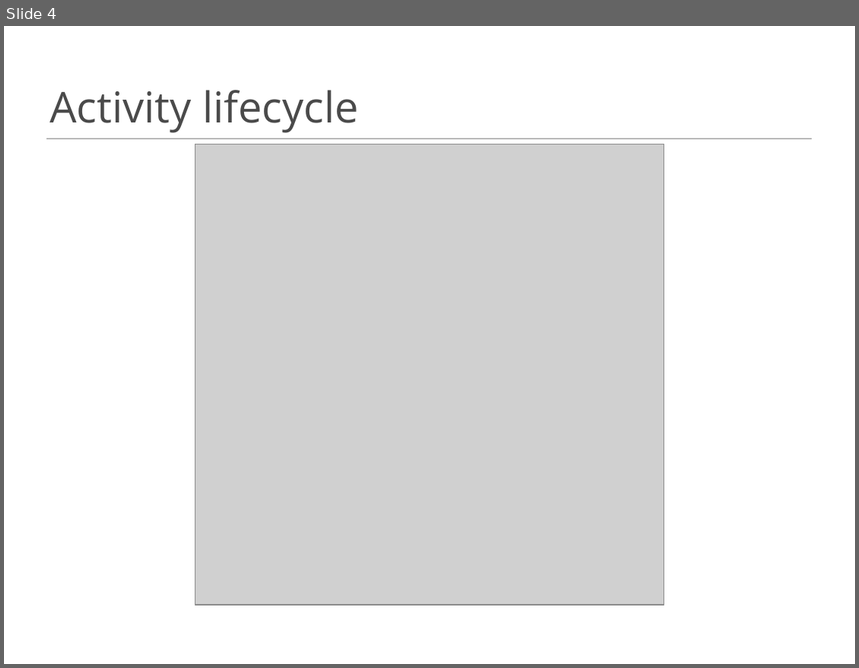
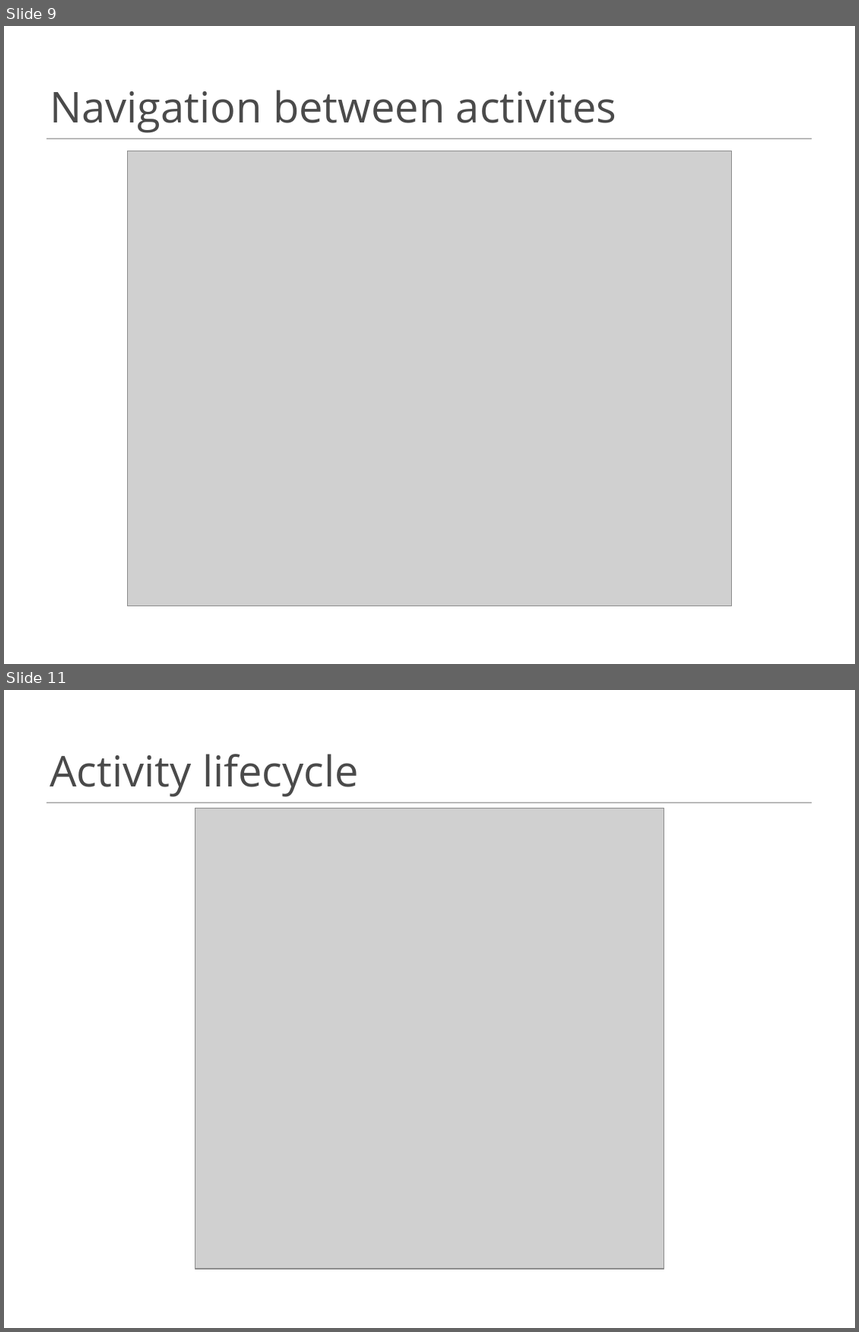
Before and after one commit to FredrikL/ActivitesAndIntentPresentation, a slide deck: Whats the intent with activites.pptx. Shown one above the other, each under a label of ours: slide 4 before the commit, slides 9 and 11 after it; the slides between them are not shown. The pictures are 859x668 and 859x1332 pixels, drawn with LibreOffice and Linux fonts; fonts in the diff are those of the drawing; grey boxes stand for pictures; background and template pictures are left out. Boxes give left, top, right and bottom in pixels: in the first picture for what was removed or moved away, otherwise in the second. Text is boxed around its words. In the diff, an @@ line names an element or a change of style, - is before the commit and + after.

Commit message:
some more slides

```diff
--- a/Whats the intent with activites.pptx
+++ b/Whats the intent with activites.pptx
@@ slide 9 added at [4,26,855,664], background picture (left out); not listed: 1 template element that a slide beside it also shows @@
@@ title added at [50,90,617,133], 36 pt, text #4A4A4A @@
+Navigation between activites
@@ picture added at [127,151,732,607] @@
@@ what was slide 4 is now slide 11 @@
```
Also in this commit, not shown: 11 other slides added.
